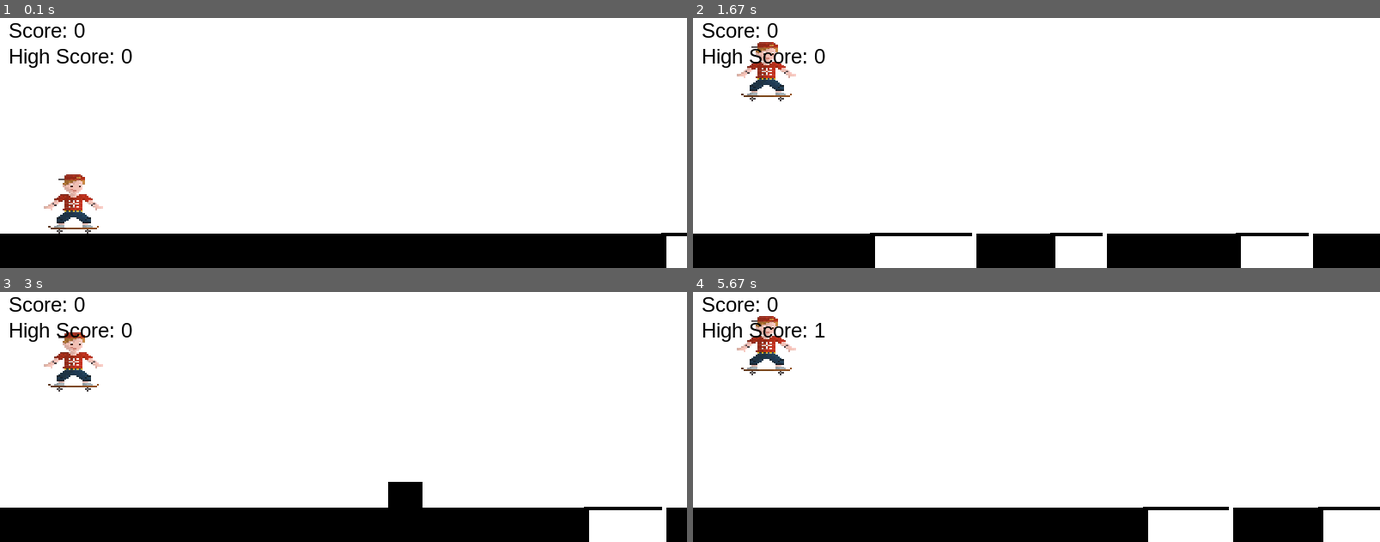
Above: before the commit, frames 1-4 (two rows, left to right).
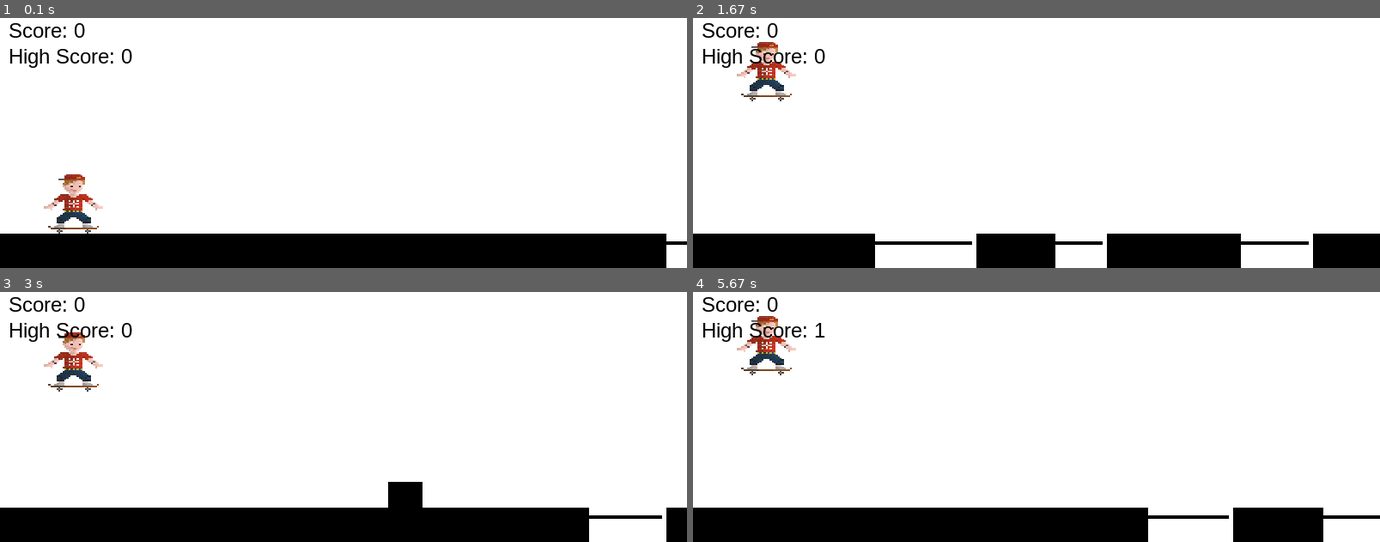
Above: after the commit, the same moments.

Repository: TheAnswer16/pygame-computer-science
Game: pygame game, started from main_game.py
Same seed, same stepped clock (60 frames per second), same inputs: the game is played once before the commit and once after it.
Inputs:
- Up to frame 1 (0.1 s): no input
- Up to frame 2 (1.67 s): hold Up 0.33-0.8 s; hold Up 0.83-1.2 s; hold Up 1.23-1.53 s
- Up to frame 3 (3 s): hold Up 1.97-2.27 s; hold Up 2.3-2.67 s
- Up to frame 4 (5.67 s): hold Up 3.03-3.4 s; hold Up 3.43-3.73 s; hold Up 3.77-4.13 s; hold Up 4.17-4.47 s; hold Up 4.5-4.87 s; hold Up 4.9-5.2 s; hold Up 5.23-5.6 s; hold Up from 5.63 s (still down)

The runs differ from the first frame. In frame 1, less than 0.1% of the frame differs, in the area x 96-100%, y 85-91%; in frame 2, 0.9%, in the area x 25-90%, y 85-91%; in frame 3, 0.3%; in frame 4, 0.6%.

Commit message:
change obstacle position

Diff:
--- a/main_game.py
+++ b/main_game.py
@@ -82,7 +82,7 @@
         self.x -= speed
 
     def draw(self, surface):
-        pygame.draw.line(surface, BLACK, (self.x, GROUND_Y), (self.x + self.width, GROUND_Y), 4)
+        pygame.draw.line(surface, BLACK, (self.x, GROUND_Y + 10), (self.x + self.width, GROUND_Y + 10), 4)
 
     def collides_with(self, skater_rect):
         return (
